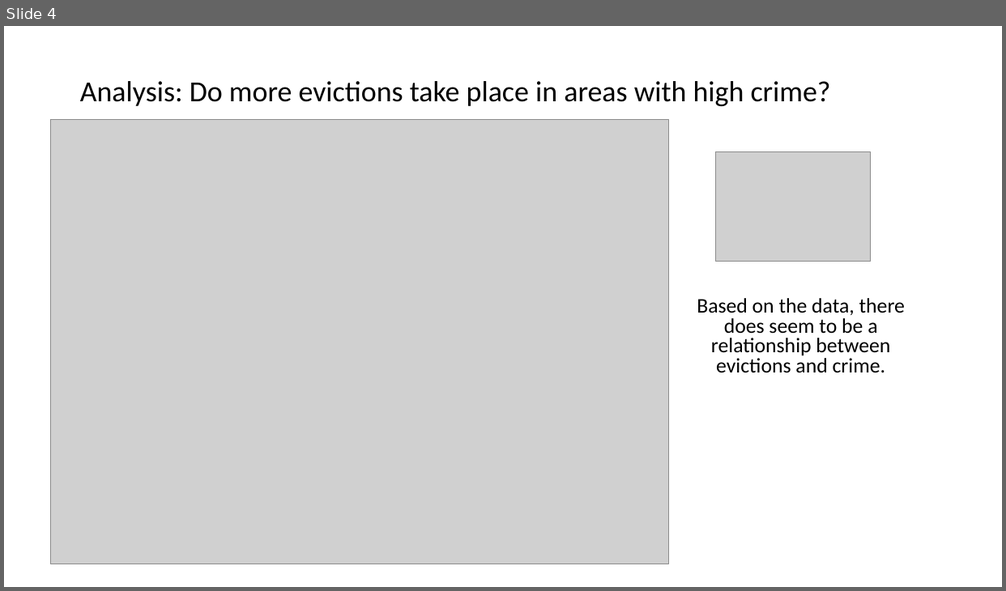
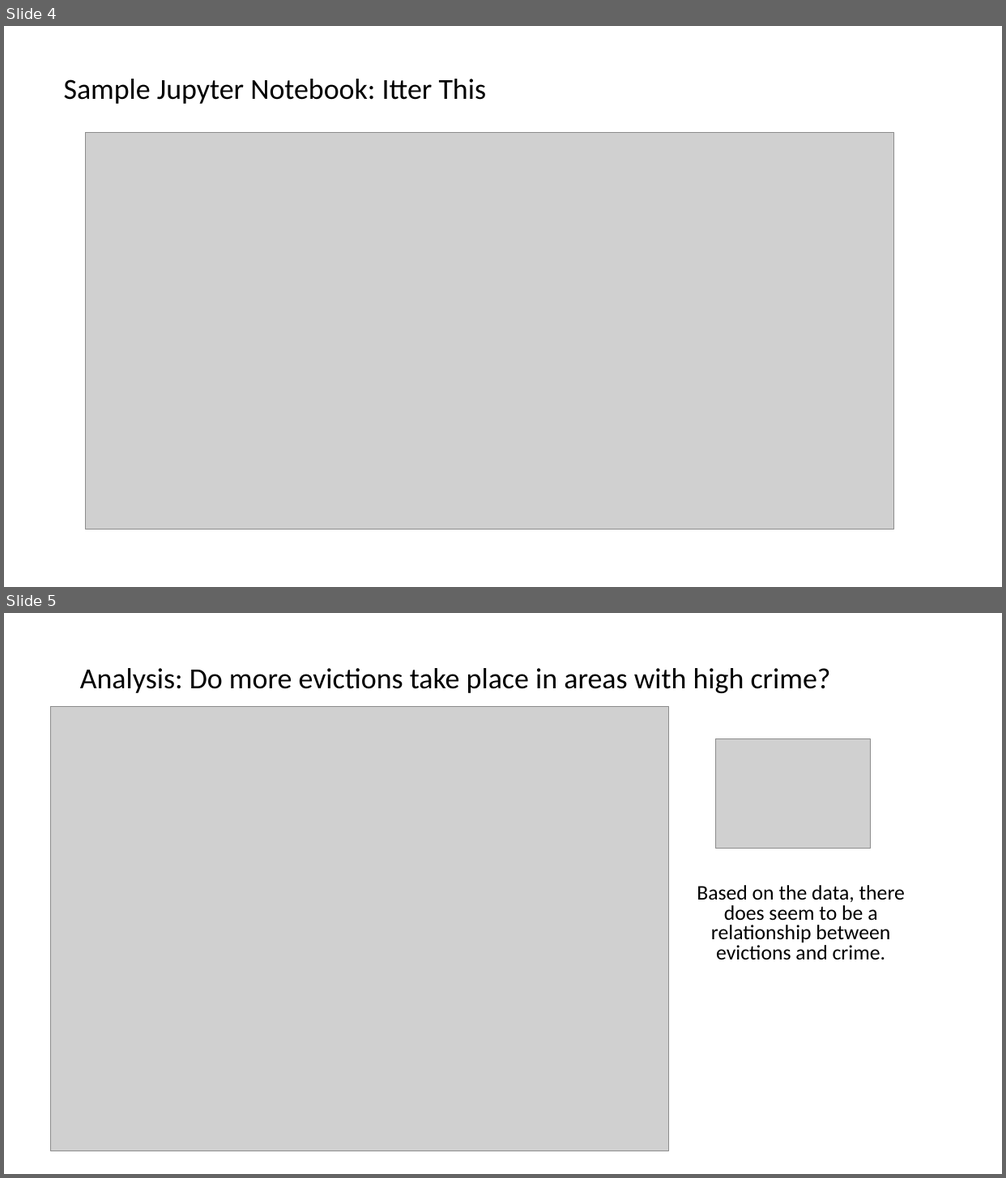
Before and after one commit to smaups/NYCproject, a slide deck: LANDLORDS.pptx. Shown one above the other, each under a label of ours: slide 4 before the commit, slides 4 and 5 after it. The pictures are 1006x591 and 1006x1178 pixels, drawn with LibreOffice and Linux fonts; fonts in the diff are those of the drawing; grey boxes stand for pictures. Boxes give left, top, right and bottom in pixels: in the first picture for what was removed or moved away, otherwise in the second. Text is boxed around its words. In the diff, an @@ line names an element or a change of style, - is before the commit and + after.

Commit message:
final deck uploaded

```diff
--- a/LANDLORDS.pptx
+++ b/LANDLORDS.pptx
@@ slide 4 added at [4, 26, 1002, 587], background #FFFFFF @@
@@ text added at [64, 79, 487, 104], 28 pt, text #000000 @@
+Sample Jupyter Notebook: Itter This
@@ picture added at [86, 132, 894, 529] @@
@@ what was slide 4 is now slide 5 @@
```
Also in this commit, not shown: 12 other files.
